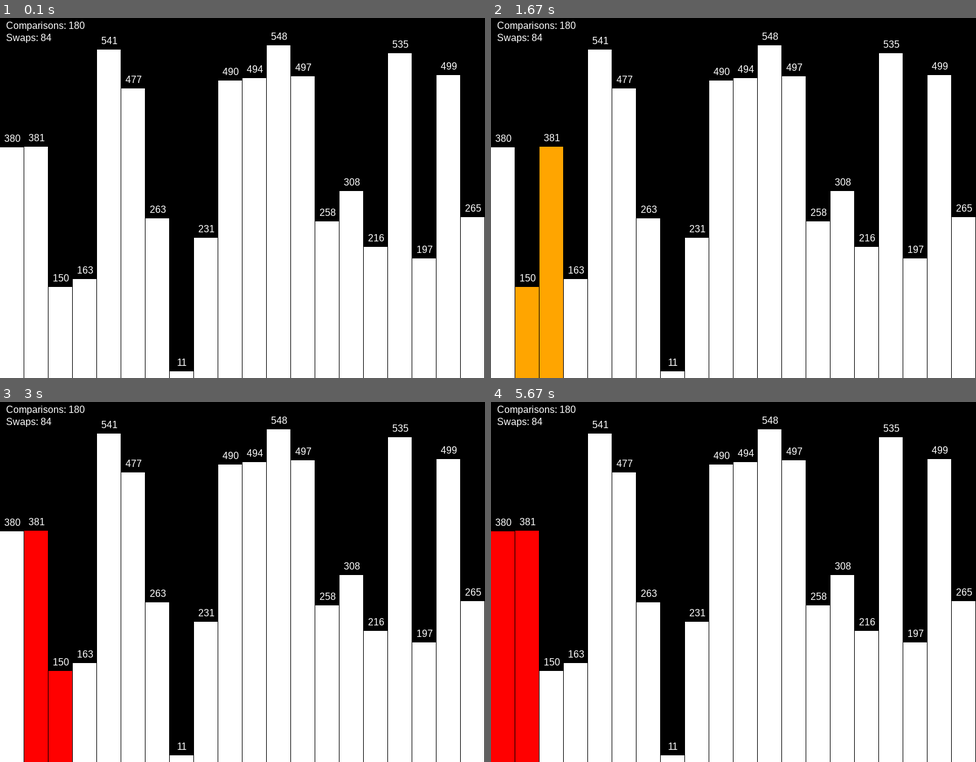
Above: before the commit, frames 1-4 (two rows, left to right).
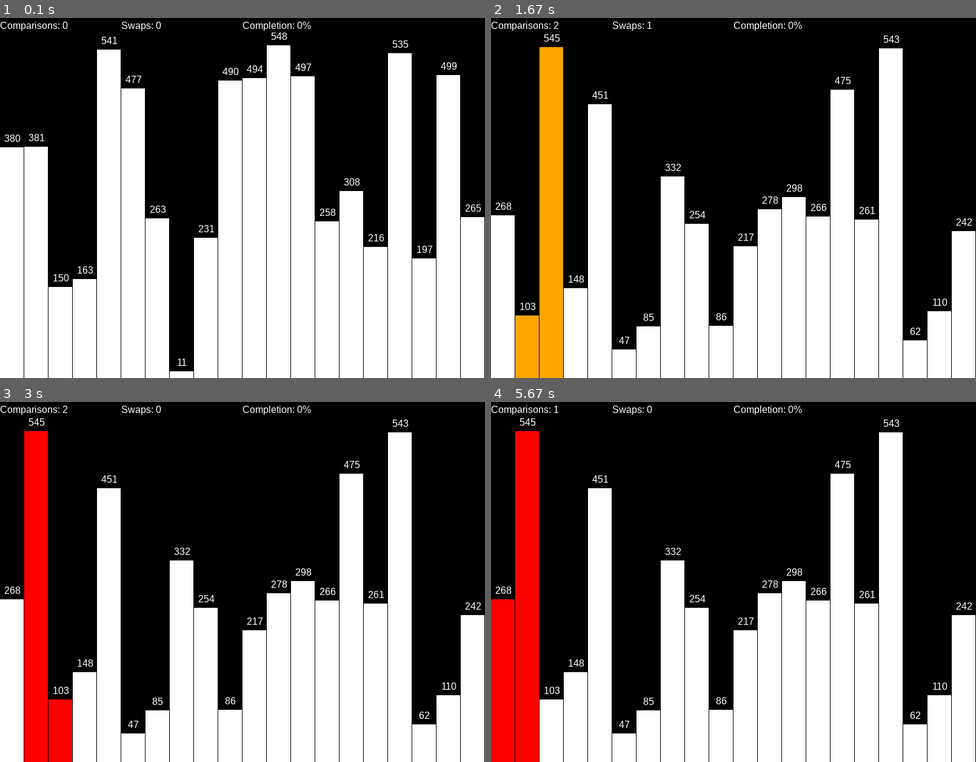
Above: after the commit, the same moments.

Repository: prajithravisankar/Bubble-Sort-Visualization-Pygame-
Game: pygame game, started from bubble_sort_visualization_pygame.py
Same seed, same stepped clock (60 frames per second), same inputs: the game is played once before the commit and once after it.
Inputs:
- Up to frame 1 (0.1 s): no input
- Up to frame 2 (1.67 s): hold R 0.33-0.8 s; hold Right 0.33-0.8 s; hold Right 0.83-1.3 s; hold Right from 1.33 s (still down)
- Up to frame 3 (3 s): release Right at 1.8 s; hold Left 1.83-2.37 s; hold Left 2.4-2.8 s; hold Right from 2.83 s (still down)
- Up to frame 4 (5.67 s): release Right at 3.47 s; hold Left 3.5-3.97 s; hold Right 4-4.47 s; hold Right 4.5-4.97 s; hold Left 5-5.53 s; hold Left from 5.57 s (still down)

The runs differ from the first frame. In frame 1, 0.5% of the frame differs, in the area x 0-65%, y 1-7%; in frame 2, 28%, in the area x 0-100%, y 1-99%; in frame 3, 28%; in frame 4, 28%.

Commit message:
project completed

Diff:
--- a/bubble_sort_visualization_pygame.py
+++ b/bubble_sort_visualization_pygame.py
@@ -30,7 +30,7 @@
     """Generate a random array of integers."""
     return [random.randint(10, MAX_HEIGHT) for _ in range(size)]
 
-def draw_bars(array, comparisons=None, swaps=None, sorted_indices=None, comparisons_count=0, swaps_count=0):
+def draw_bars(array, comparisons=None, swaps=None, sorted_indices=None, comparisons_count=0, swaps_count=0, percentage_completion=0):
     """Draws the bars on the screen."""
     SCREEN.fill(BLACK)
 
@@ -57,8 +57,12 @@
     # Display metrics at the top-left corner
     comparisons_text = FONT.render(f"Comparisons: {comparisons_count}", True, WHITE)
     swaps_text = FONT.render(f"Swaps: {swaps_count}", True, WHITE)
-    SCREEN.blit(comparisons_text, (10, 10))
-    SCREEN.blit(swaps_text, (10, 30))
+    percentage_text = FONT.render(f"Completion: {int(percentage_completion)}%", True, WHITE)
+
+    SCREEN.blit(comparisons_text, (0, 10))
+    SCREEN.blit(swaps_text, (0 + 200, 10))
+    SCREEN.blit(percentage_text, (0 + 200 + 200, 10))
+
 
     pygame.display.flip()
 
@@ -121,8 +125,16 @@
                 if current_step > 0:
                     current_step -= 1
 
+            # Toggle auto sort with 'Space'
             if event.type == pygame.KEYDOWN and event.key == pygame.K_SPACE:
                 auto_sort = not auto_sort # if on turn off, if off turn on
+
+            # regenerate array with 'R'
+            if event.type == pygame.KEYDOWN and event.key == pygame.K_r:
+                array = generate_random_array(ARRAY_SIZE)
+                steps, total_comparisons, total_swaps = bubble_sort_step_by_step(array[:])
+                current_step = 0
+                auto_sort = False
 
         # automatically advance to next steps if auto_sort is enabled
         if auto_sort and current_step < len(steps):
@@ -136,20 +148,29 @@
         swaps = None
         sorted_indices = set()
 
+        # tracking current comparisons and swaps
+        current_comparisons = 0
+        current_swaps = 0
+
         for step in steps[:current_step]:
             action, *indices = step
             if action == "compare":
                 comparisons = tuple(indices)
+                current_comparisons += 1
             elif action == "swap":
                 i, j = indices
                 temp_array[i], temp_array[j] = temp_array[j], temp_array[i]
                 swaps = tuple(indices)
+                current_swaps += 1
             elif action == "sorted":
                 sorted_indices.add(indices[0])
 
+        # Calculate percentage completion
+        percentage_completion = (current_step / len(steps)) * 100 if len(steps) > 0 else 0
+
         # Draw the bars based on the current step
         draw_bars(temp_array, comparisons=comparisons, swaps=swaps, sorted_indices=sorted_indices,
-                  comparisons_count=total_comparisons, swaps_count=total_swaps)
+                  comparisons_count=current_comparisons, swaps_count=current_swaps, percentage_completion=percentage_completion)
 
         clock.tick(30)
 
Not shown, changed: README.md
